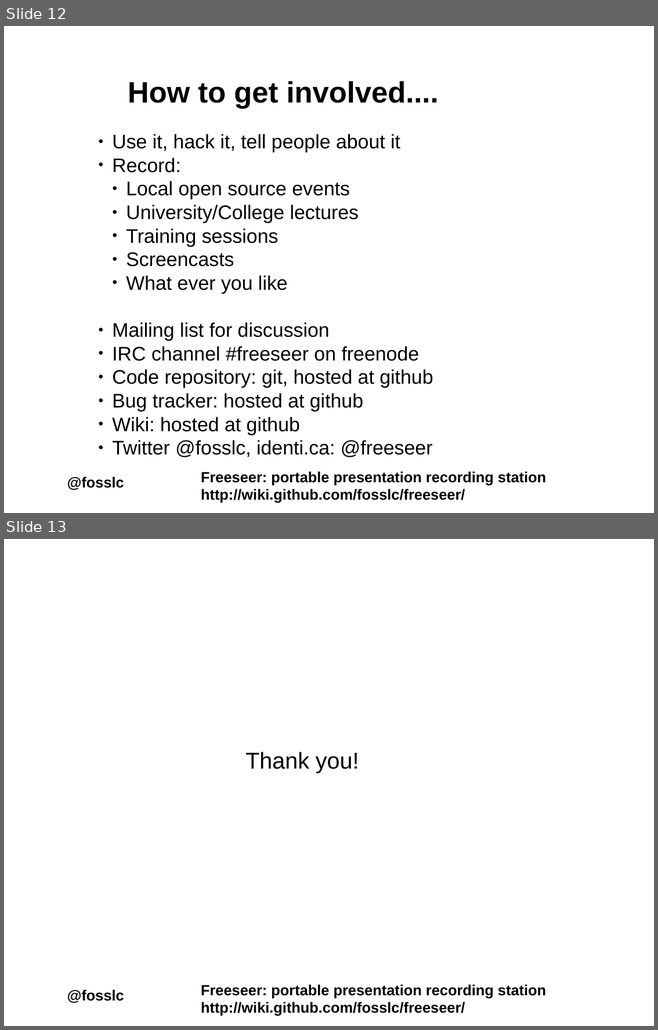
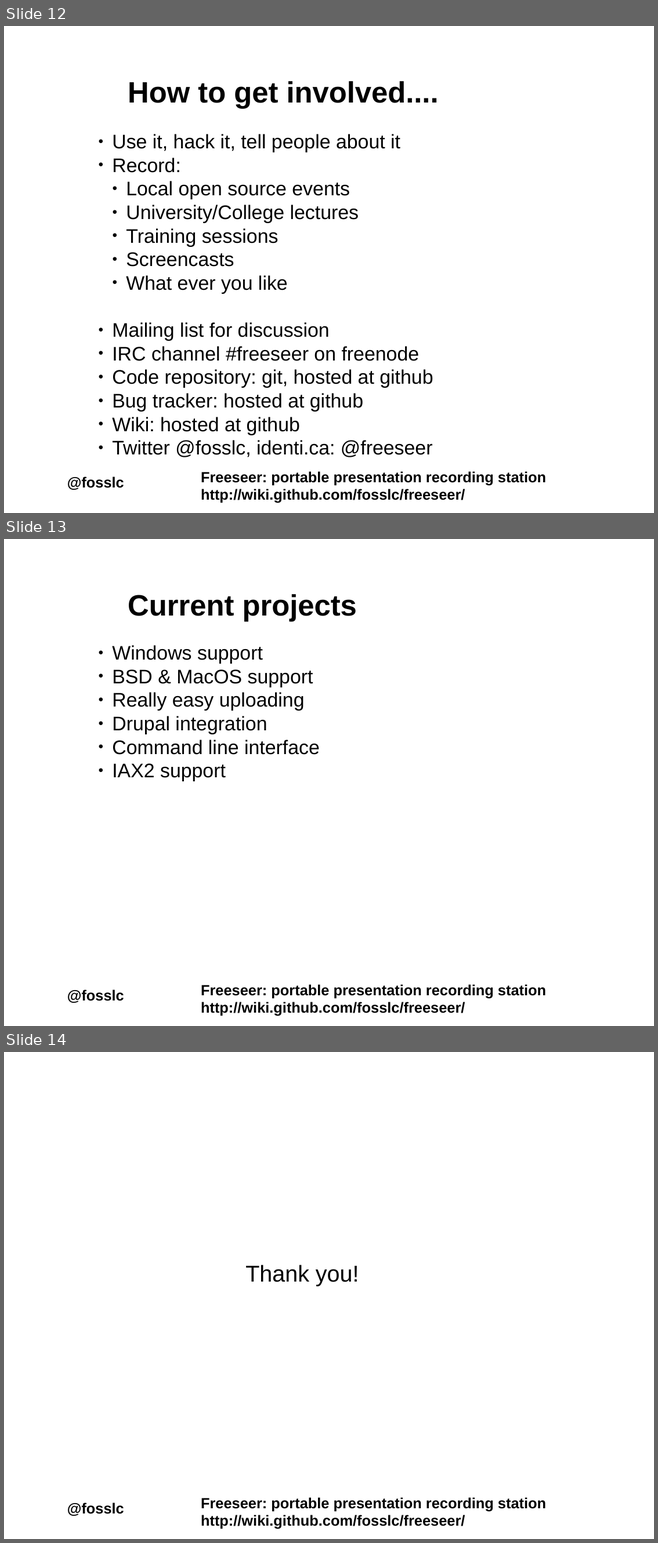
Before and after one commit to Freeseer/freeseer, a slide deck: docs/presentations/intro/freeseer_intro.odp. Shown one above the other, each under a label of ours: slides 12 and 13 before the commit, slides 12, 13 and 14 after it. The pictures are 658x1030 and 658x1543 pixels, drawn with LibreOffice and Linux fonts; fonts in the diff are those of the drawing; background and template pictures are left out. Boxes give left, top, right and bottom in pixels: in the first picture for what was removed or moved away, otherwise in the second. Text is boxed around its words. In the diff, an @@ line names an element or a change of style, - is before the commit and + after.

```diff
--- a/docs/presentations/intro/freeseer_intro.odp
+++ b/docs/presentations/intro/freeseer_intro.odp
@@ slide 13 added at (4,539,654,1026), background #FFFFFF; not listed: 2 template elements that a slide beside it also shows @@
@@ text added at (128,594,357,621), 36 pt, text #000000, bold @@
+Current projects
@@ text added at (112,645,320,781), 24 pt, text #000000 @@
+● Windows support
+● BSD & MacOS support
+● Really easy uploading
+● Drupal integration
+● Command line interface
+● IAX2 support
@@ what was slide 13 is now slide 14 @@
```
Also in this commit, not shown: 5 slides changed.
